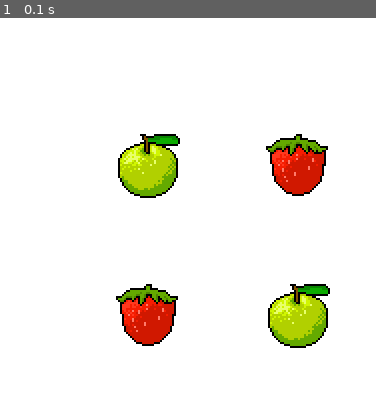
Above: before the commit, frame 1.
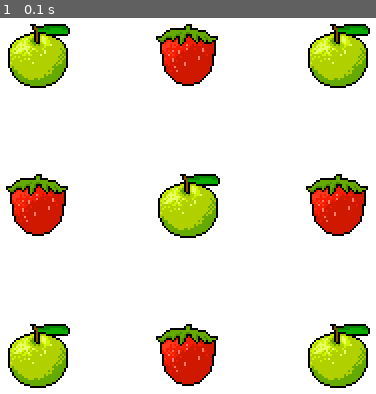
Above: after the commit, the same moment.

Repository: Joshkaki00/pygame-tutorial
Game: pygame game, started from game.py
Two runs of this game, one before a commit and one after it. Both use one fixed random seed, a clock stepped at 60 frames per second and the inputs below.
Inputs:
- Up to frame 1 (0.1 s): no input

The runs differ from the first frame. In frame 1, 27% of the frame differs, in the area x 1-99%, y 1-99%.

Commit message:
updated pygame

Diff:
--- a/game.py
+++ b/game.py
@@ -23,7 +23,7 @@
 strawberry_image = 'strawberry.png'
 
 # Grid setup
-start_x, start_y = 210, 210
+start_x, start_y = 100, 100
 spacing = 150
 
 # List to hold all GameObjects on grid
